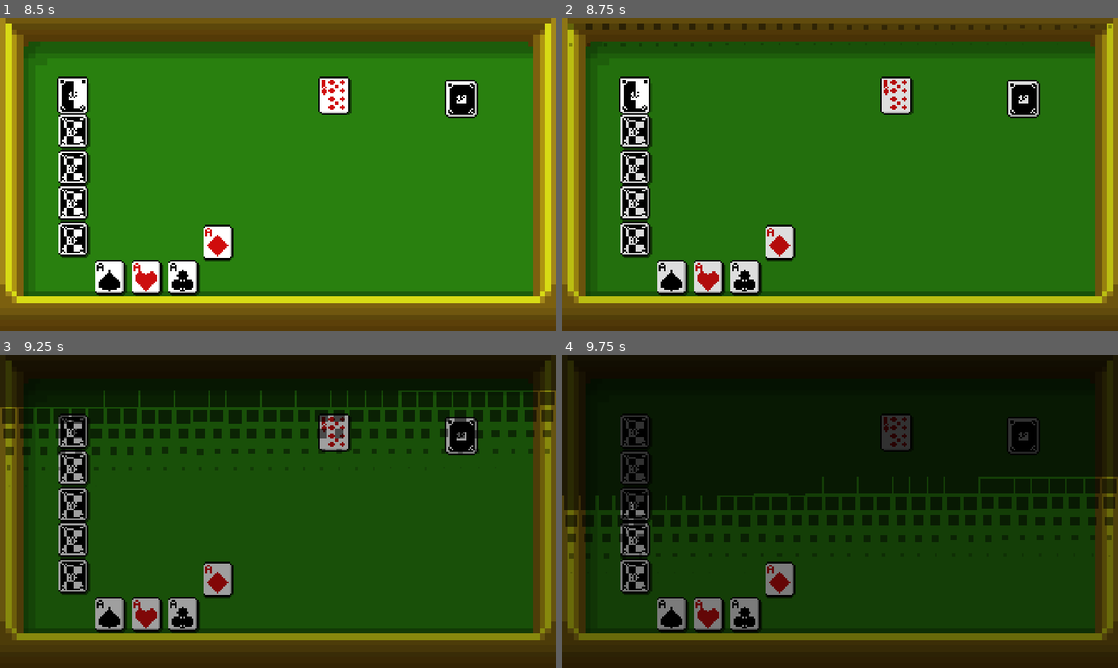
Above: before the commit, frames 1-4 (two rows, left to right).
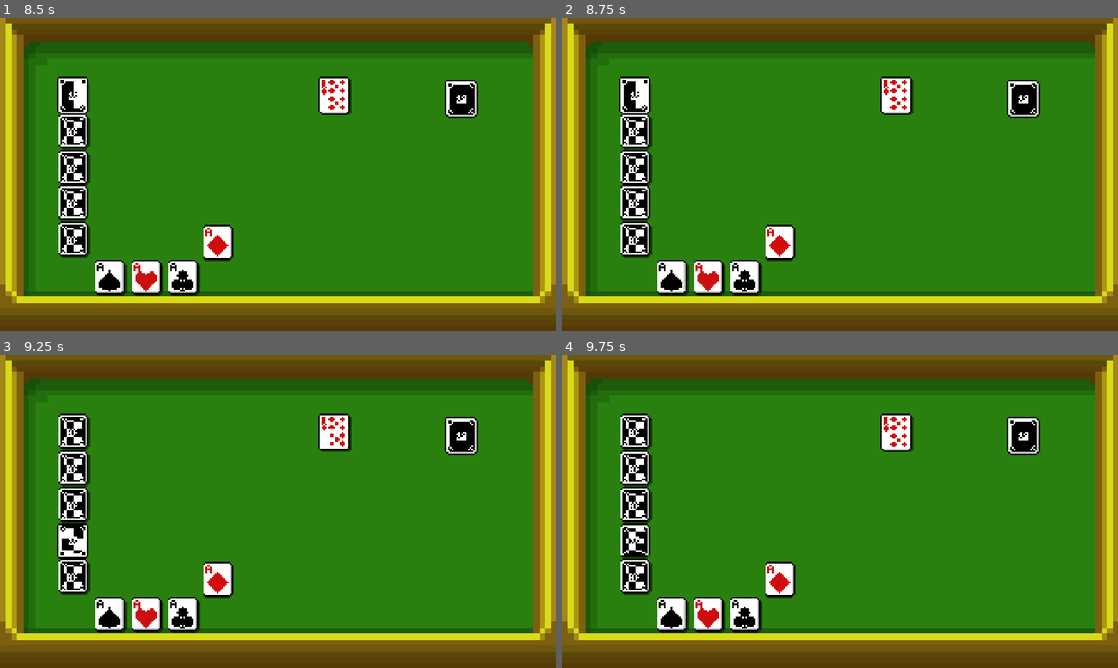
Above: after the commit, the same moments.

Repository: Kristerfer666/Riverhand
Game: Godot game, scene res://main.tscn
Two runs of this game, one before a commit and one after it. Both use one fixed random seed, a clock stepped at 60 frames per second and the inputs below.
Inputs (mouse positions are in pixels of both pictures, inside the frame that each line leads up to):
- Up to frame 1 (8.5 s): tap Enter at 0.5, 5.75 s; move the mouse to (400, 158) at 0.52 s; click (400, 158) at 0.67 s; tap Space at 1.25 s; drag from (166, 190) to (461, 96) at 1.27 s; move the mouse to (272, 237) at 2.02 s; click (272, 237) at 2.17 s; drag from (183, 277) to (72, 205) at 2.77 s; drag from (144, 277) to (72, 168) at 3.52 s; drag from (111, 277) to (72, 133) at 4.27 s; move the mouse to (72, 240) at 5.02 s; click (72, 240) at 5.17 s; drag from (72, 205) to (111, 277) at 5.77 s; drag from (72, 168) to (461, 96) at 6.52 s; drag from (72, 133) to (72, 240) at 7.27 s; move the mouse to (72, 96) at 8.02 s; click (72, 96) at 8.17 s
- Up to frame 2 (8.75 s): no input
- Up to frame 3 (9.25 s): drag from (333, 433) to (72, 542) at 8.77 s
- Up to frame 4 (9.75 s): move the mouse to (1006, 558) at 9.52 s; click (1006, 558) at 9.67 s

Frame 1 is identical in both runs. In frame 2, 8.0% of the frame differs, in the area x 1-100%, y 1-92%; in frame 3, 97%; in frame 4, 97%, in the area x 0-100%, y 0-100%.

Commit message:
podium display aces animation finish & bug fix

Diff:
--- a/GameMaster.gd
+++ b/GameMaster.gd
@@ -8,7 +8,7 @@
 var AOC_pos
 var AOD_pos
 
-var podium = ["AOS", "AOH", "AOC"]
+var podium = []
 var all_initial: Array = []
 
 var deck_ref
